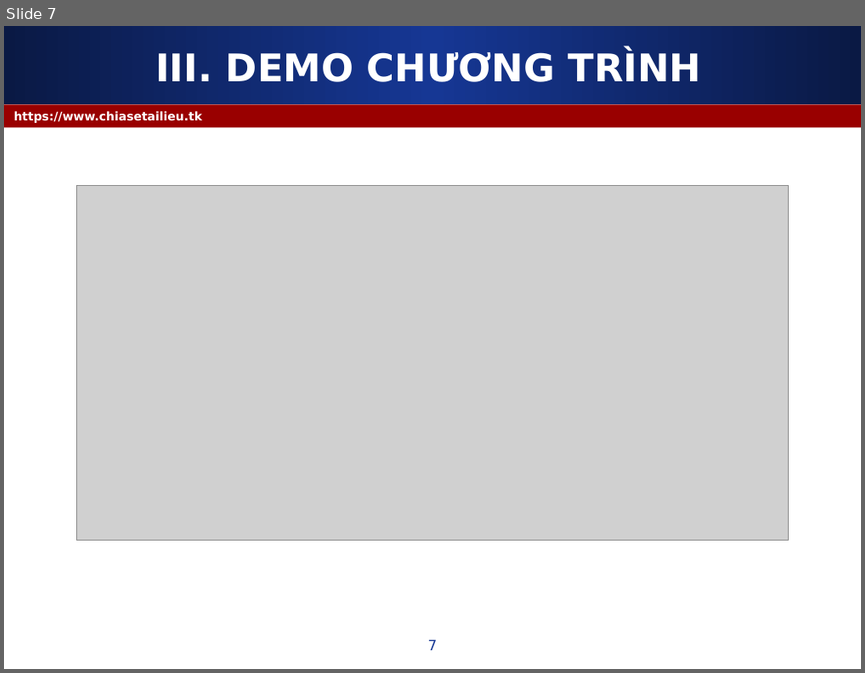
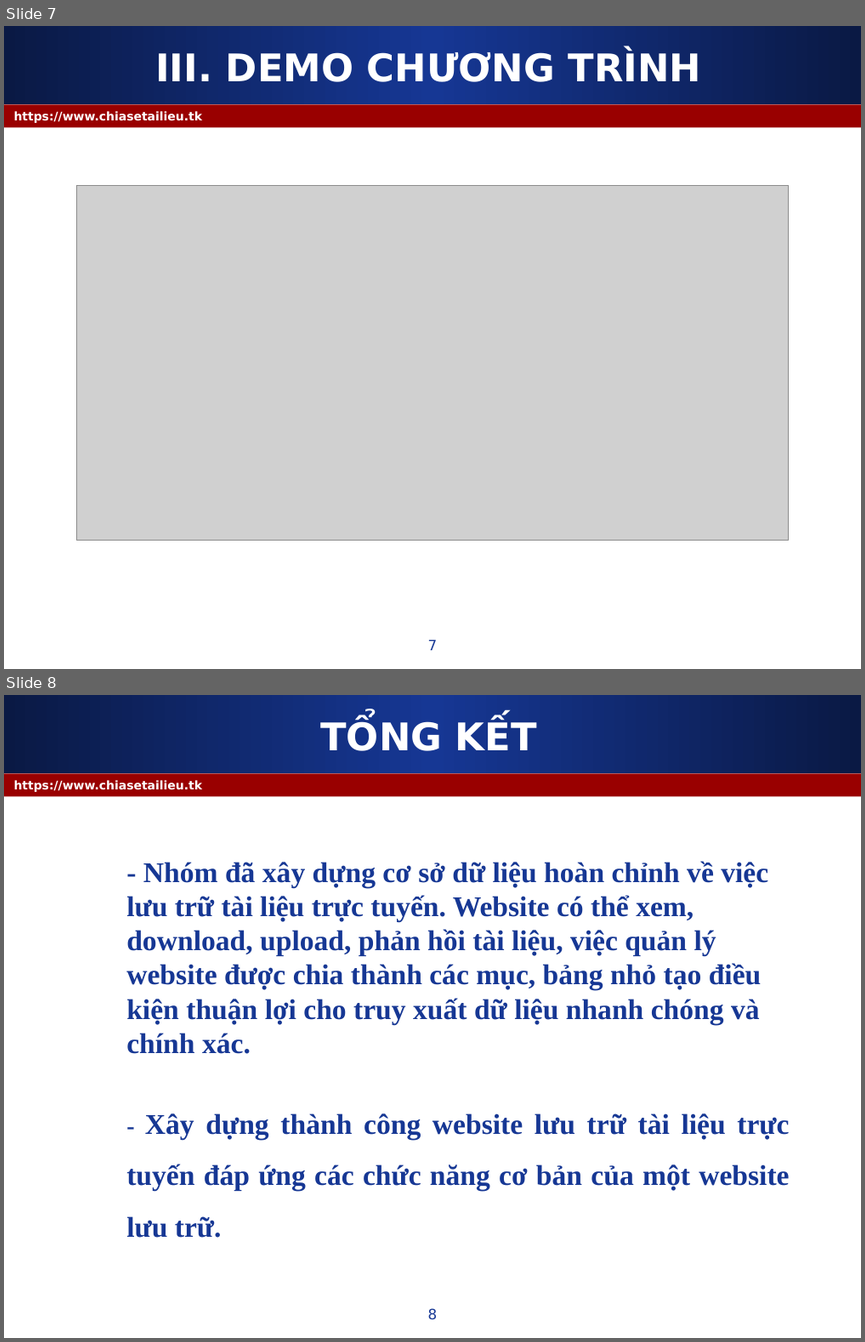
Before and after one commit to datacntt/tailieu, a slide deck: web/baocaoweb_chiastailieu.ppt. Shown one above the other, each under a label of ours: slide 7 before the commit, slides 7 and 8 after it. The pictures are 865x673 and 865x1342 pixels, drawn with LibreOffice and Linux fonts; fonts in the diff are those of the drawing; grey boxes stand for pictures. Boxes give left, top, right and bottom in pixels: in the first picture for what was removed or moved away, otherwise in the second. Text is boxed around its words. In the diff, an @@ line names an element or a change of style, - is before the commit and + after.

```diff
--- a/web/baocaoweb_chiastailieu.ppt
+++ b/web/baocaoweb_chiastailieu.ppt
@@ slide 8 added at <box>4,695,861,1338</box>, background #FFFFFF; not listed: 2 template elements that a slide beside it also shows @@
@@ title added at <box>320,720,537,751</box>, 32 pt, text #FFFFFF, bold @@
+TỔNG KẾT
@@ text added at <box>14,780,203,792</box>, 10 pt, text #FFFFFF, bold @@
+https://www.chiasetailieu.tk
@@ text added at <box>126,861,768,1054</box>, 24 pt, text #163794, bold @@
+- Nhóm đã xây dựng cơ sở dữ liệu hoàn chỉnh về việc lưu trữ tài liệu trực tuyến. Website có thể xem, download, upload, phản hồi tài liệu, việc quản lý website được chia thành các mục, bảng nhỏ tạo điều kiện thuận lợi cho truy xuất dữ liệu nhanh chóng và chính xác.
@@ text added at <box>126,1113,789,1237</box>, 24 pt, text #163794, bold @@
+- Xây dựng thành công website lưu trữ tài liệu trực tuyến đáp ứng các chức năng cơ bản của một website lưu trữ.
@@ page number added at <box>428,1308,438,1320</box>, 12 pt, text #163794 @@
+8
```
Also in this commit, not shown: 3 slides changed, 5 other files.
